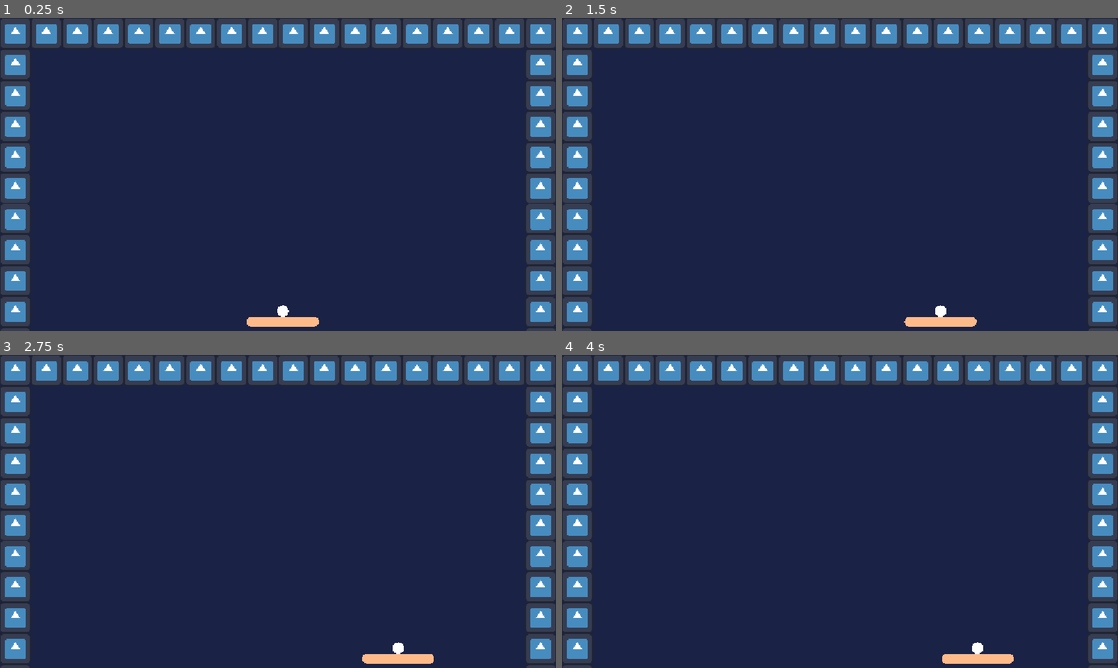
Above: before the commit, frames 1-4 (two rows, left to right).
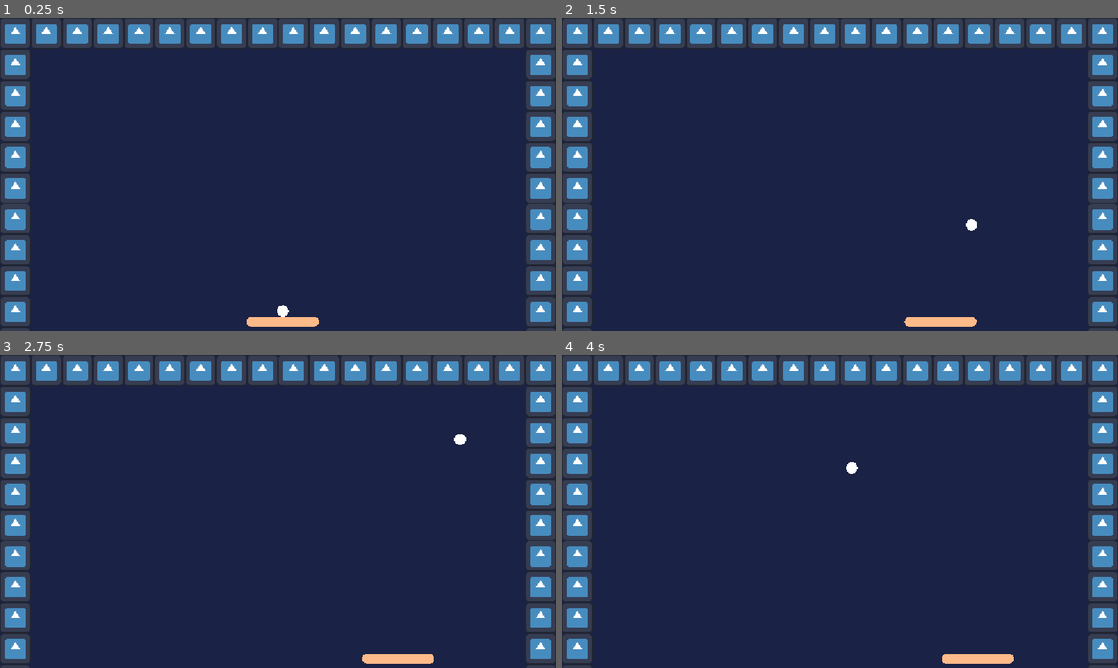
Above: after the commit, the same moments.

Repository: abderrahman504/Breakout-like
Game: Godot game, scene res://scenes/level.tscn
Same seed, same stepped clock (60 frames per second), same inputs: the game is played once before the commit and once after it. The engine's default icon, where the game draws it, is replaced by a stand-in: a white triangle on a blue panel in a dark square.
Inputs:
- Up to frame 1 (0.25 s): no input
- Up to frame 2 (1.5 s): tap Enter at 0.5 s; hold Right (Move Right) 0.53-1.28 s; tap Space (Launch Ball) at 0.6, 1.35 s; hold Left (Move Left) from 1.28 s (still down)
- Up to frame 3 (2.75 s): release Left (Move Left) at 2.03 s; hold Right (Move Right) from 2.03 s (still down); tap Space (Launch Ball) at 2.1 s
- Up to frame 4 (4 s): tap Space (Launch Ball) at 2.85, 3.6 s; release Right (Move Right) at 3.53 s; hold Left (Move Left) from 3.53 s (still down)

The runs differ from the first frame. In frame 1, less than 0.1% of the frame differs, in the area x 50-52%, y 92-95%; in frame 2, 0.1%; in frame 3, 0.1%; in frame 4, 0.1%, in the area x 51-76%, y 34-96%.
Error before the commit: Parse Error: Could not find type "MoveAngles" in the current scope. (res://src/Ball.gd:6)

Commit message:
Add special paddle collision logic + other stuff. Created a `MoveAngles` class to restrict angles that the ball can move in when bouncing off the paddle. Made reflect logic classes use radians instead of degrees.

Diff:
--- /dev/null
+++ b/resources/move_angles.tres
@@ -0,0 +1,8 @@
+[gd_resource type="Resource" script_class="MoveAngles" load_steps=2 format=3 uid="uid://dtg8yaxfy8vl"]
+
+[ext_resource type="Script" uid="uid://d1gf4rybv1wwp" path="res://src/MoveAngles.gd" id="1_jucyn"]
+
+[resource]
+script = ExtResource("1_jucyn")
+movement_angles = [36.0, 72.0, 108.0, 144.0, 126.0, 162.0, 198.0, 234.0, -36.0, -72.0, -108.0, -144.0, -126.0, -162.0, -198.0, -234.0]
+metadata/_custom_type_script = "uid://d1gf4rybv1wwp"
--- /dev/null
+++ b/resources/paddle_launch_angles.tres
@@ -0,0 +1,8 @@
+[gd_resource type="Resource" script_class="MoveAngles" load_steps=2 format=3 uid="uid://b7d8x5t8u6ubb"]
+
+[ext_resource type="Script" uid="uid://d1gf4rybv1wwp" path="res://src/MoveAngles.gd" id="1_d124o"]
+
+[resource]
+script = ExtResource("1_d124o")
+movement_angles = [-36.0, -72.0, -108.0, -144.0]
+metadata/_custom_type_script = "uid://d1gf4rybv1wwp"
--- a/scenes/ball.tscn
+++ b/scenes/ball.tscn
@@ -1,7 +1,8 @@
-[gd_scene load_steps=5 format=3 uid="uid://bwthlo64pi2gx"]
+[gd_scene load_steps=6 format=3 uid="uid://bwthlo64pi2gx"]
 
 [ext_resource type="Script" uid="uid://j6oc6ra4iscw" path="res://src/Ball.gd" id="1_7s4qf"]
 [ext_resource type="Script" uid="uid://d4jvr2grl8lrd" path="res://src/ReflectLogic/ReflectLogic.gd" id="2_cxlvu"]
+[ext_resource type="Resource" uid="uid://dtg8yaxfy8vl" path="res://resources/move_angles.tres" id="2_f7cbr"]
 
 [sub_resource type="SphereMesh" id="SphereMesh_cxlvu"]
 radius = 5.0
@@ -15,6 +16,7 @@
 collision_mask = 13
 sync_to_physics = false
 script = ExtResource("1_7s4qf")
+move_angles = ExtResource("2_f7cbr")
 
 [node name="MeshInstance2D" type="MeshInstance2D" parent="."]
 scale = Vector2(2.38, 2.38)
--- a/scenes/paddle.tscn
+++ b/scenes/paddle.tscn
@@ -1,8 +1,10 @@
-[gd_scene load_steps=6 format=3 uid="uid://b4yqt20fg36v4"]
+[gd_scene load_steps=8 format=3 uid="uid://b4yqt20fg36v4"]
 
 [ext_resource type="Script" uid="uid://0j1832bogpbr" path="res://src/Paddle/Paddle.gd" id="1_y7wee"]
 [ext_resource type="Script" uid="uid://ce0wvpoe7qcq5" path="res://src/Paddle/PaddleController.gd" id="2_mo4dg"]
+[ext_resource type="Resource" uid="uid://b7d8x5t8u6ubb" path="res://resources/paddle_launch_angles.tres" id="2_pacq5"]
 [ext_resource type="PackedScene" uid="uid://bwthlo64pi2gx" path="res://scenes/ball.tscn" id="3_mo4dg"]
+[ext_resource type="Script" uid="uid://cpe454vghank0" path="res://src/ReflectLogic/PaddleReflectLogic.gd" id="5_kvcsl"]
 
 [sub_resource type="CapsuleShape2D" id="CapsuleShape2D_w7c3h"]
 height = 149.99994
@@ -14,6 +16,7 @@
 [node name="Paddle" type="CharacterBody2D"]
 collision_mask = 8
 script = ExtResource("1_y7wee")
+launch_angles = ExtResource("2_pacq5")
 
 [node name="CollisionShape2D" type="CollisionShape2D" parent="."]
 rotation = 1.5707964
@@ -33,3 +36,8 @@
 metadata/_edit_group_ = true
 
 [node name="Ball" parent="BallLaunchSpot" instance=ExtResource("3_mo4dg")]
+
+[node name="PaddleReflectLogic" type="Node" parent="." node_paths=PackedStringArray("paddle")]
+script = ExtResource("5_kvcsl")
+paddle = NodePath("..")
+metadata/_custom_type_script = "uid://cpe454vghank0"
--- a/src/Ball.gd
+++ b/src/Ball.gd
@@ -22,5 +22,12 @@
 			if n is ReflectLogic:
 				reflect_logic = n
 
-	move_angle = reflect_logic.get_reflect_angle(constant_linear_velocity, collision)
+	set_move_angle(reflect_logic.get_reflect_angle(constant_linear_velocity, collision))
+
+
+func set_move_angle(angle_radians : float) -> void:
+	#print("setting move angle to ", angle_radians * 180/PI)
+	#move_angle = move_angles.clamp_angle_radian(angle_radians) * 180/PI
+	move_angle = angle_radians * 180/PI
+	#print("post clamp angle =  ", move_angle)
 	constant_linear_velocity = Vector2.from_angle(move_angle * PI/180) * speed
--- /dev/null
+++ b/src/MoveAngles.gd
@@ -0,0 +1,29 @@
+extends Resource
+class_name MoveAngles
+
+## This resource stores the angles that an object can move in.
+## It is also used to help clamp a given angle to one of those movement angles.
+
+## The angles that an object may move in in degrees.
+@export var movement_angles : PackedFloat32Array = []
+
+
+## Returns the movement angle closest to [code]angle_degrees[/code]
+func clamp_angle_degrees(angle_degrees : float) -> float:
+	angle_degrees = fposmod(angle_degrees, 360.)
+	var best_dif := INF
+	var best_i : int = 0
+	for i in range(movement_angles.size()):
+		var dif : float = abs(angle_degrees - movement_angles[i])
+		var dif_1 : float = abs(angle_degrees + 360 - movement_angles[i])
+		var dif_2 : float = abs(angle_degrees - 360 - movement_angles[i])
+		dif = min(dif, min(dif_1, dif_2))
+
+		if dif < best_dif:
+			best_i = i
+			best_dif = dif
+	return movement_angles[best_i]
+
+
+func clamp_angle_radian(angle_radian : float) -> float:
+	return clamp_angle_degrees(angle_radian * 180/PI) * PI/180
--- a/src/Paddle/Paddle.gd
+++ b/src/Paddle/Paddle.gd
@@ -3,6 +3,7 @@
 
 @export var max_speed : float = 350
 var _ball_launched : bool = false
+@export var launch_angles : MoveAngles
 
 
 func _physics_process(delta: float) -> void:
@@ -10,11 +11,17 @@
 
 
 func launch_ball() -> void:
+	if _ball_launched:
+		return
 	_ball_launched = true
 	var ball : Ball = $BallLaunchSpot/Ball
 	var glob_pos = ball.global_position
 	ball.reparent(get_parent())
 	ball.set_deferred("global_position", glob_pos)
-	var angle = -90 + (45 * sign(randf()-.5))
-	ball.move_angle = angle
+	var angle : float
+	if velocity == Vector2.ZERO:
+		angle = launch_angles.movement_angles[1] if randf() < .5 else launch_angles.movement_angles[2]
+	else:
+		angle = launch_angles.movement_angles[0] if velocity.x > 0 else launch_angles.movement_angles[3]
+	ball.set_move_angle(angle * PI/180)
 	ball.constant_linear_velocity = Vector2.from_angle(angle * PI/180) * ball.speed
--- /dev/null
+++ b/src/ReflectLogic/PaddleReflectLogic.gd
@@ -0,0 +1,30 @@
+extends ReflectLogic
+class_name PaddleReflectLogic
+## Custom reflection logic for collision with the Paddle.
+
+@export var paddle : Paddle
+
+
+func _ready() -> void:
+	if paddle == null:
+		printerr("Paddle not set for ", get_path())
+
+
+func get_reflect_angle(impact : Vector2, collision : KinematicCollision2D) -> float:
+	if paddle == null:
+		return 0
+
+	var mirrored_angle = impact.bounce(collision.get_normal()).angle()
+
+	var clamped_angle = paddle.launch_angles.clamp_angle_degrees(mirrored_angle * 180/PI)
+	# If paddle is stationary then return clamped angle
+	# But if it's moving then the adjacent clamped angle from the launch angles list
+	if paddle.velocity == Vector2.ZERO:
+		return clamped_angle * PI/180
+	else:
+		var angle_idx = paddle.launch_angles.movement_angles.find(clamped_angle)
+		var count = paddle.launch_angles.movement_angles.size()
+		if paddle.velocity.x < 0: # Moving left
+			return paddle.launch_angles.movement_angles[min(count-1, angle_idx+1)] * PI/180
+		else: # Moving right
+			return paddle.launch_angles.movement_angles[max(angle_idx-1, 0)] * PI/180
--- a/src/ReflectLogic/ReflectLogic.gd
+++ b/src/ReflectLogic/ReflectLogic.gd
@@ -4,11 +4,9 @@
 ## Used to determine the reflection angle of a body when it collides with the parent body of this logic.
 ## Simply mirrors the reflection vector.
 
-## Returns the reflect angle for the colliding body to use.
+## Returns the reflect angle for the colliding body to use in radians.
 ## [code]collision[/code] is the collision information from the colliding body.
 func get_reflect_angle(impact : Vector2, collision : KinematicCollision2D) -> float:
 	var norm = collision.get_normal()
-	# Get reflection angle
 	var reflect_angle = impact.bounce(norm).angle()
-	reflect_angle *= 180/PI
 	return reflect_angle
Not shown, added: src/MoveAngles.gd.uid
Not shown, added: src/ReflectLogic/PaddleReflectLogic.gd.uid
